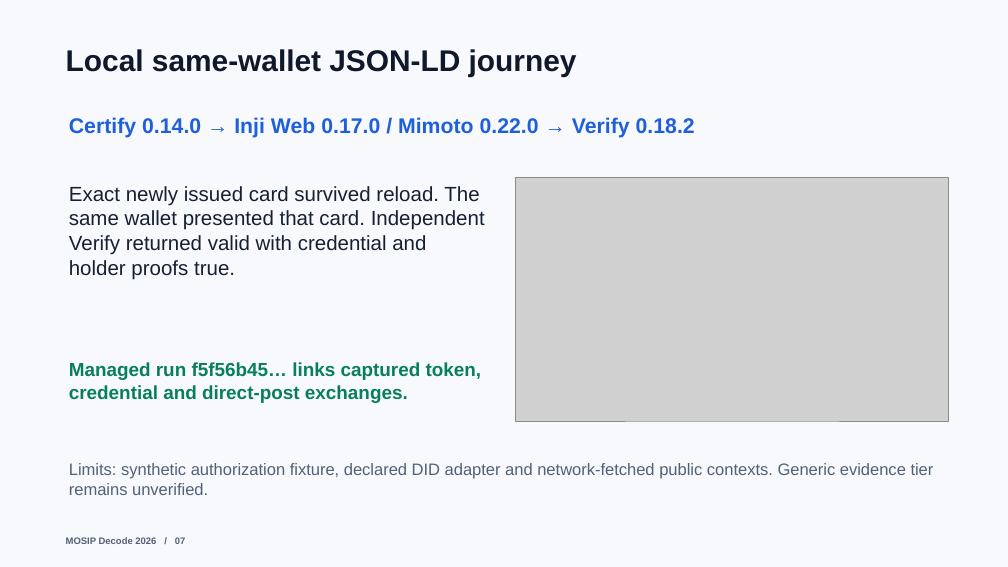
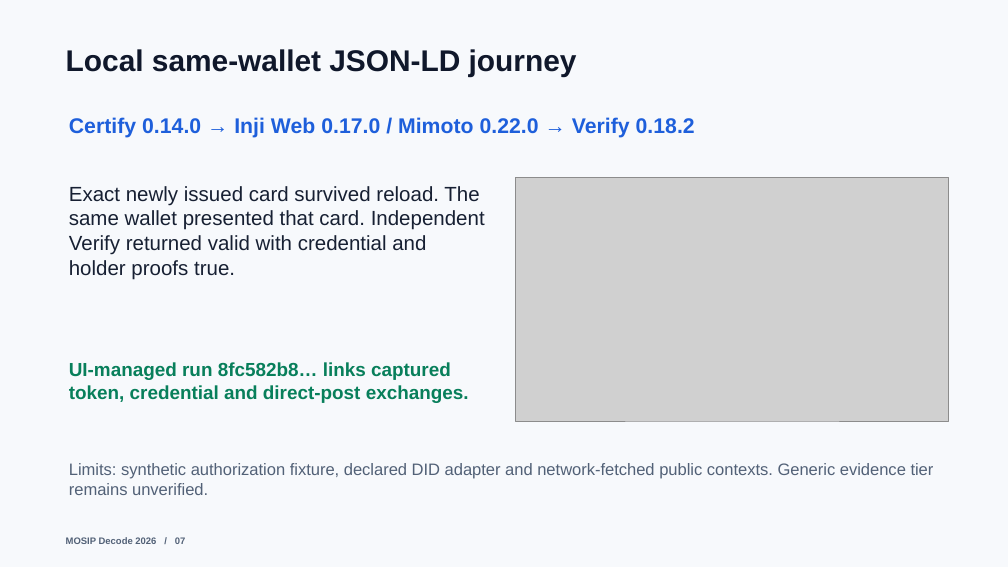
Before and after one commit to oki-dokii/mosip, a slide deck: slide 7 of submission/pitch/Interoperability_Playground_Pitch_2026-10-26.pptx. Drawn at 1008x567 pixels with LibreOffice and Linux fonts; fonts in the diff are those of the drawing; grey boxes stand for pictures. Boxes give left, top, right and bottom in pixels: in the first picture for what was removed or moved away, otherwise in the second. Text is boxed around its words. In the diff, an @@ line names an element or a change of style, - is before the commit and + after.

```diff
--- a/submission/pitch/Interoperability_Playground_Pitch_2026-10-26.pptx
+++ b/submission/pitch/Interoperability_Playground_Pitch_2026-10-26.pptx
@@ text at [69, 362, 469, 403]: text changed @@
-Managed run f5f56b45… links captured token, credential and direct-post exchanges.
+UI-managed run 8fc582b8… links captured token, credential and direct-post exchanges.
```
Also in this commit, not shown: 2 other slides changed, 49 other files.
